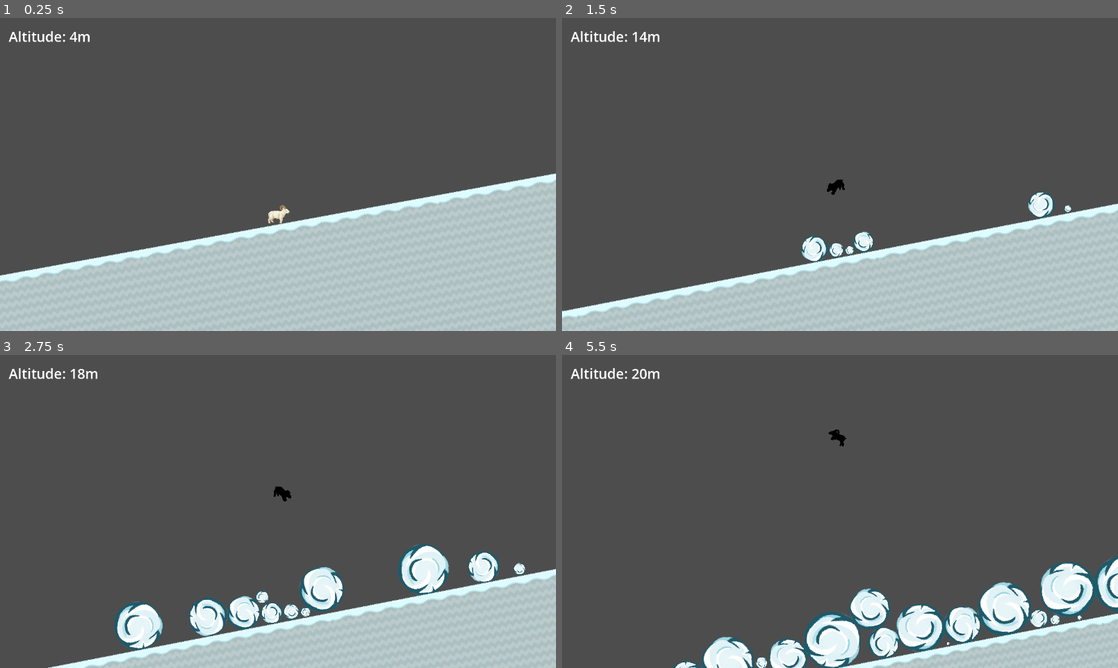
Above: before the commit, frames 1-4 (two rows, left to right).
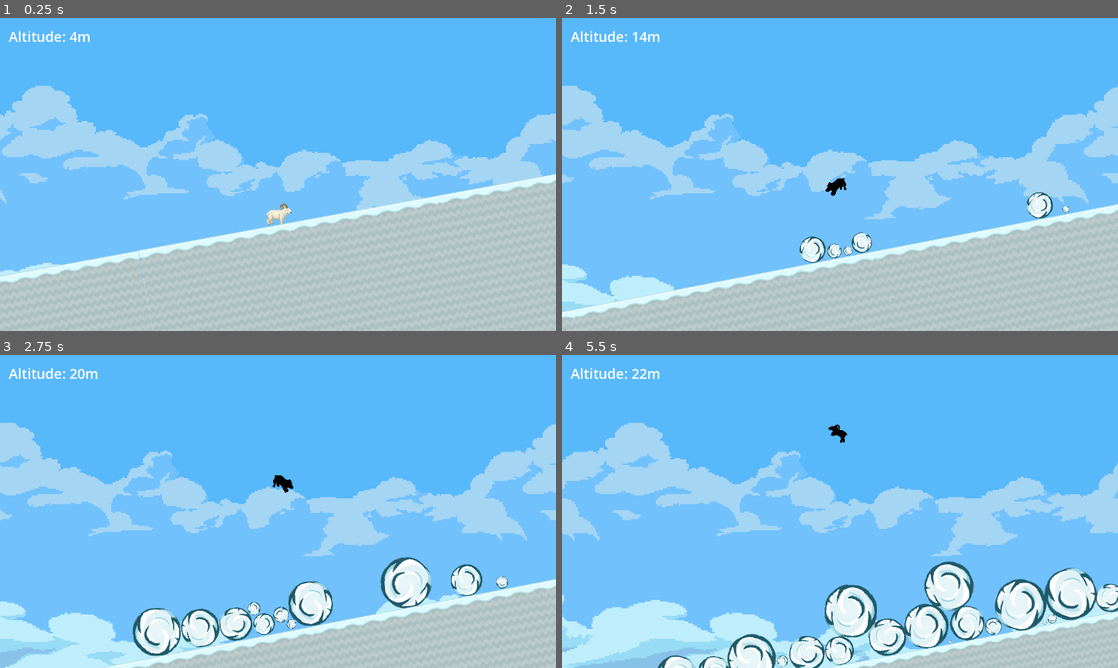
Above: after the commit, the same moments.

Repository: ashleyrevlett/avalanche
Game: Godot game, scene res://scene.tscn
Same seed, same stepped clock (60 frames per second), same inputs: the game is played once before the commit and once after it.
Inputs:
- Up to frame 1 (0.25 s): no input
- Up to frame 2 (1.5 s): hold D (right) 0.53-1.28 s; tap Space (jump) at 0.6, 0.77, 1.07, 1.35 s; hold A (left) from 1.28 s (still down)
- Up to frame 3 (2.75 s): tap Space (jump) at 1.52, 1.82, 2.1 s; release A (left) at 2.03 s; hold D (right) from 2.03 s (still down)
- Up to frame 4 (5.5 s): tap Space (jump) at 2.85, 3.02, 3.32, 3.6, 3.77, 4.07, 4.35, 4.52, 4.82, 5.1 s; release D (right) at 3.53 s; hold A (left) from 3.53 s (still down)

The runs differ from the first frame. In frame 1, 66% of the frame differs, in the area x 0-100%, y 0-100%; in frame 2, 76%; in frame 3, 89%; in frame 4, 94%.

Commit message:
Add bg. Fix walking jank.

Diff:
--- a/project.godot
+++ b/project.godot
@@ -59,3 +59,5 @@
 textures/canvas_textures/default_texture_filter=0
 renderer/rendering_method="gl_compatibility"
 renderer/rendering_method.mobile="gl_compatibility"
+2d/snap/snap_2d_transforms_to_pixel=true
+2d/snap/snap_2d_vertices_to_pixel=true
--- a/scene.tscn
+++ b/scene.tscn
@@ -1,17 +1,19 @@
-[gd_scene load_steps=40 format=3 uid="uid://1i0se866c1tg"]
+[gd_scene load_steps=41 format=3 uid="uid://1i0se866c1tg"]
 
 [ext_resource type="Script" path="res://scripts/game.gd" id="1_8h2uv"]
-[ext_resource type="Texture2D" uid="uid://dhd7xyrddhrll" path="res://assets/l0_bg_1.png" id="1_8vm77"]
 [ext_resource type="Script" path="res://scripts/character.gd" id="1_elf0q"]
-[ext_resource type="Texture2D" uid="uid://b0k4oy3v10kqa" path="res://assets/l1_bg_1.png" id="1_qo76c"]
+[ext_resource type="Texture2D" uid="uid://djsnc7onujkrx" path="res://assets/background/sky_lightened.png" id="2_nhrc0"]
+[ext_resource type="Texture2D" uid="uid://ddod3xot37kpj" path="res://assets/background/clouds_bg.png" id="3_75ur3"]
 [ext_resource type="Script" path="res://scripts/camera.gd" id="3_s3w6k"]
+[ext_resource type="Texture2D" uid="uid://ct17gq673056" path="res://assets/background/clouds_mg_1_lightened.png" id="4_ctuje"]
 [ext_resource type="PackedScene" uid="uid://ckdduyp6itwn5" path="res://spawner.tscn" id="5_akxtr"]
 [ext_resource type="Texture2D" uid="uid://n8lq0ecw36s8" path="res://assets/goat-spritesheet.png" id="6_cocbs"]
 [ext_resource type="PackedScene" uid="uid://b8wcb1enfr6ee" path="res://ground.tscn" id="8_spv53"]
 [ext_resource type="Script" path="res://scripts/terrain.gd" id="8_tujsh"]
 
-[sub_resource type="RectangleShape2D" id="RectangleShape2D_g0o5x"]
-size = Vector2(63.4284, 44)
+[sub_resource type="CapsuleShape2D" id="CapsuleShape2D_yuj6b"]
+radius = 25.0
+height = 73.0
 
 [sub_resource type="AnimationNodeAnimation" id="AnimationNodeAnimation_412fb"]
 animation = &"fall_end"
@@ -242,11 +244,11 @@
 "walk_right": SubResource("Animation_kq68f")
 }
 
-[sub_resource type="RectangleShape2D" id="RectangleShape2D_1esqg"]
-size = Vector2(54.3672, 16.5)
+[sub_resource type="RectangleShape2D" id="RectangleShape2D_sxh7d"]
+size = Vector2(58, 20)
 
 [sub_resource type="RectangleShape2D" id="RectangleShape2D_vua0g"]
-size = Vector2(38.2584, 6.5)
+size = Vector2(33.9865, 6.5)
 
 [sub_resource type="StyleBoxFlat" id="StyleBoxFlat_x6xs8"]
 bg_color = Color(0.980392, 0, 0.917647, 1)
@@ -257,39 +259,31 @@
 
 [node name="ParallaxBackground" type="ParallaxBackground" parent="."]
 layer = -1
-visible = false
-follow_viewport_enabled = true
+scroll_ignore_camera_zoom = true
 
 [node name="ParallaxLayer" type="ParallaxLayer" parent="ParallaxBackground"]
-motion_scale = Vector2(0.1, 0.1)
-motion_mirroring = Vector2(3820, 30)
+motion_scale = Vector2(0.01, 0.01)
+motion_mirroring = Vector2(1280, 720)
 
 [node name="Sprite2D" type="Sprite2D" parent="ParallaxBackground/ParallaxLayer"]
-scale = Vector2(6, 6)
-texture = ExtResource("1_8vm77")
-offset = Vector2(2.08165e-12, 2.08165e-12)
-
-[node name="Sprite2D3" type="Sprite2D" parent="ParallaxBackground/ParallaxLayer"]
-position = Vector2(0, -4266)
-scale = Vector2(6, 6)
-texture = ExtResource("1_8vm77")
-offset = Vector2(2.08165e-12, 2.08165e-12)
-
-[node name="Sprite2D2" type="Sprite2D" parent="ParallaxBackground/ParallaxLayer"]
-position = Vector2(0, -2190)
-scale = Vector2(6, 6)
-texture = ExtResource("1_8vm77")
-offset = Vector2(2.08165e-12, 2.08165e-12)
-flip_v = true
+texture = ExtResource("2_nhrc0")
+centered = false
 
 [node name="ParallaxLayer2" type="ParallaxLayer" parent="ParallaxBackground"]
-motion_scale = Vector2(0.15, 0.15)
-motion_mirroring = Vector2(1440, 2.08165e-12)
+motion_scale = Vector2(0.2, 0.02)
+motion_mirroring = Vector2(1280, 2.08165e-12)
 
 [node name="Sprite2D" type="Sprite2D" parent="ParallaxBackground/ParallaxLayer2"]
-position = Vector2(95, 694)
-scale = Vector2(2.05938, 2.05938)
-texture = ExtResource("1_qo76c")
+texture = ExtResource("3_75ur3")
+centered = false
+
+[node name="ParallaxLayer3" type="ParallaxLayer" parent="ParallaxBackground"]
+motion_scale = Vector2(0.3, 0.05)
+motion_mirroring = Vector2(1280, 2.08165e-12)
+
+[node name="Sprite2D" type="Sprite2D" parent="ParallaxBackground/ParallaxLayer3"]
+texture = ExtResource("4_ctuje")
+centered = false
 
 [node name="Camera2D" type="Camera2D" parent="." groups=["camera"]]
 unique_name_in_owner = true
@@ -304,7 +298,6 @@
 [node name="Character" type="CharacterBody2D" parent="."]
 unique_name_in_owner = true
 collision_mask = 7
-floor_stop_on_slope = false
 floor_block_on_wall = false
 floor_max_angle = 1.5708
 script = ExtResource("1_elf0q")
@@ -314,8 +307,9 @@
 
 [node name="CollisionShape2D" type="CollisionShape2D" parent="Character"]
 unique_name_in_owner = true
-position = Vector2(-0.503418, 0)
-shape = SubResource("RectangleShape2D_g0o5x")
+position = Vector2(-0.503418, 3)
+rotation = 1.5708
+shape = SubResource("CapsuleShape2D_yuj6b")
 
 [node name="AnimationTree" type="AnimationTree" parent="Character"]
 unique_name_in_owner = true
@@ -332,7 +326,7 @@
 }
 
 [node name="Sprite2D" type="Sprite2D" parent="Character"]
-scale = Vector2(1.3, 1.3)
+scale = Vector2(1.5, 1.5)
 texture = ExtResource("6_cocbs")
 hframes = 4
 vframes = 4
@@ -342,8 +336,8 @@
 collision_mask = 6
 
 [node name="CollisionShape2D" type="CollisionShape2D" parent="Character/GroundDetector"]
-position = Vector2(0, 20.75)
-shape = SubResource("RectangleShape2D_1esqg")
+position = Vector2(0, 25.25)
+shape = SubResource("RectangleShape2D_sxh7d")
 debug_color = Color(0.513726, 0.772549, 0.478431, 0.419608)
 
 [node name="VisibleOnScreenNotifier2D" type="VisibleOnScreenNotifier2D" parent="Character"]
@@ -424,9 +418,7 @@
 
 [node name="PlayerPos" type="Label" parent="ScoreUI/MarginContainer/VBoxContainer"]
 unique_name_in_owner = true
-visible = false
-layout_mode = 2
-text = "POS:"
+layout_mode = 2
 
 [connection signal="body_entered" from="Character/GroundDetector" to="Character" method="_on_ground_detector_body_entered"]
 [connection signal="body_exited" from="Character/GroundDetector" to="Character" method="_on_ground_detector_body_exited"]
--- a/scripts/character.gd
+++ b/scripts/character.gd
@@ -16,6 +16,7 @@
 @onready var anim_tree: AnimationTree = %AnimationTree
 
 var on_ground = true
+var grounds_under_player = []
 var jumps_since_ground = 0
 
 var time_elapsed_offscreen = 0
@@ -24,11 +25,12 @@
 
 var bodies_on_head = []
 var time_elapsed_crushed = 0
-var time_crushed_til_death = .2 # sec
+var time_crushed_til_death = .5 # sec
 
 
 func _ready():
-	player_width = %CollisionShape2D.shape.get_rect().size.x
+	#player_width = %CollisionShape2D.shape.get_rect().size.x
+	player_width = %CollisionShape2D.shape.height # rotated 90 deg so use height for width
 
 
 func _update_animation():
@@ -36,9 +38,10 @@
 	var x_dir = Input.get_axis("left", "right")
 
 	if not on_ground:
+		print(on_ground, " ", velocity.y)
 		if (velocity.y < -jump_threshold):
 			state_machine.travel("jump_loop")
-		elif (velocity.y > jump_threshold):
+		elif (velocity.y > jump_threshold * 2):
 			state_machine.travel("fall_loop")
 		else:
 			state_machine.travel("idle")
@@ -99,14 +102,22 @@
 	_detect_death(delta)
 
 
+func _process(delta):
+	return
+	%PlayerPos.text = "POS: (%s, %s)" % [int(global_position.x), int(global_position.y)]
+	%PlayerPos.text += "\nVEL: (%s, %s)" % [int(velocity.x), int(velocity.y)]
+	%PlayerPos.text += "\nOn ground: %s" % on_ground
+
 func _on_ground_detector_body_entered(body):
+	grounds_under_player.append(body)
 	on_ground = true
 	jumps_since_ground = 0
-	#player_state = State.IDLE
 
 
 func _on_ground_detector_body_exited(body):
-	on_ground = false
+	grounds_under_player.erase(body)
+	if grounds_under_player.size() == 0:
+		on_ground = false
 
 
 func _on_screen_exited():
--- a/scripts/game.gd
+++ b/scripts/game.gd
@@ -29,4 +29,3 @@
 func _process(delta):
 	altitude = max(0, camera.position.y / 20 * -1)
 	score_label.text = "Altitude: %sm" % floor(altitude)
-	%PlayerPos.text = "POS: (%s, %s)" % [int(%Character.global_position.x), int(%Character.global_position.y)]
Binary file added: assets/background/cloud_lonely.png
Not shown, added: assets/background/cloud_lonely.png.import
Binary file added: assets/background/clouds_bg.png
Not shown, added: assets/background/clouds_bg.png.import
Binary file added: assets/background/clouds_mg_1_lightened.png
Not shown, added: assets/background/clouds_mg_1_lightened.png.import
Binary file added: assets/background/clouds_mg_2.png
Not shown, added: assets/background/clouds_mg_2.png.import
Binary file added: assets/background/clouds_mg_3.png
Not shown, added: assets/background/clouds_mg_3.png.import
Binary file added: assets/background/glacial_mountains_lightened.png
Not shown, added: assets/background/glacial_mountains_lightened.png.import
(and 2 more such lines)
